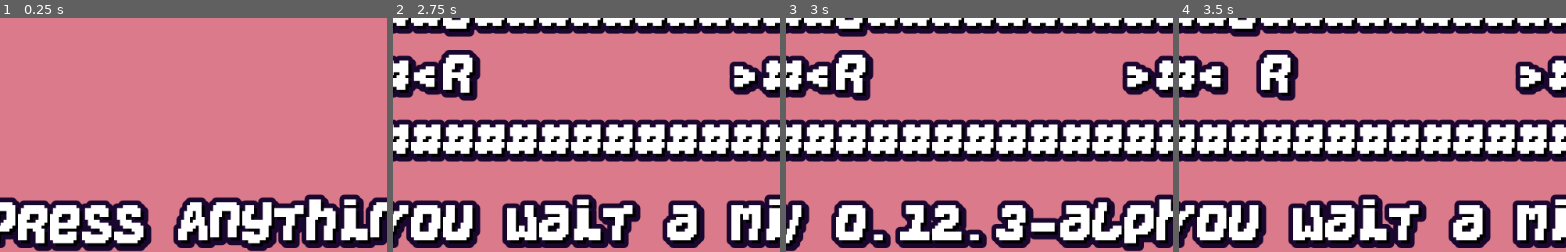
Above: before the commit, frames 1-4 (left to right).
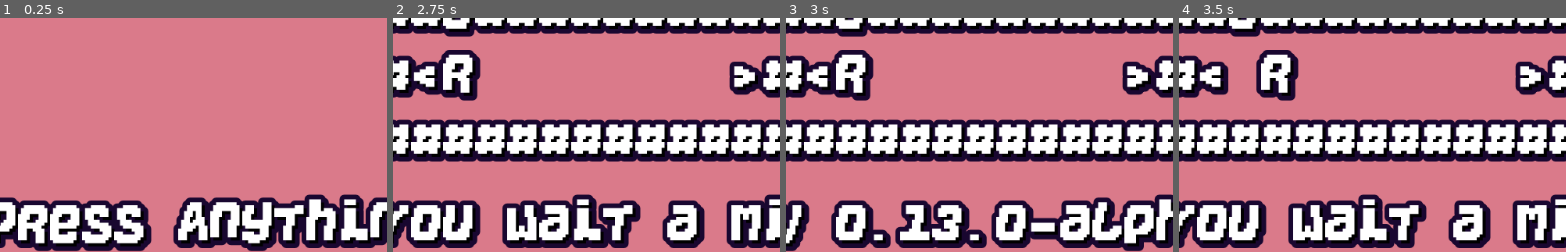
Above: after the commit, the same moments.

Repository: KaizNike/Defeating-User-Built-Dungeon
Game: Godot game, scene res://Main.tscn
Same seed, same stepped clock (60 frames per second), same inputs: the game is played once before the commit and once after it.
Inputs (mouse positions are % of the whole screen's width and height, from its top left):
- Up to frame 1 (0.25 s): no input
- Up to frame 2 (2.75 s): tap Enter at 0.5 s; move the mouse to (74, 45) at 0.52 s; hold Keypad 6 (fire_right) 0.53-1.28 s; hold . (wait) 0.53-1.28 s; tap R (reset) at 1.25, 2 s; move the mouse to (31, 55) at 1.27 s; hold Keypad 2 (fire_down) 1.28-2.03 s; tap X (fire) at 1.35 s; tap . (wait) at 1.55, 2.3 s; move the mouse to (62, 28) at 2.02 s; hold Keypad 6 (fire_right) from 2.03 s (still down); hold Z (use_scroll) from 2.03 s (still down)
- Up to frame 3 (3 s): tap R (reset) at 2.75 s; move the mouse to (47, 70) at 2.77 s; release Keypad 6 (fire_right) at 2.78 s; release Z (use_scroll) at 2.78 s; hold Keypad 8 (fire_up) from 2.78 s (still down); tap V (version_display) at 2.85 s
- Up to frame 4 (3.5 s): keep holding Keypad 8 (fire_up); tap . (wait) at 3.05 s
The pictures show only the part of the screen within x 2-52%, y 50-100%; the shares and areas given below are measured in that part.

Frames 1-2 are identical in both runs. In frame 3, 1.4% of the frame differs, in the area x 37-63%, y 77-99%; in frame 4, nothing differs.

Commit message:
v 0.13 (Level/Text Editor Update)
- Various fixes
- Ctrl + S and ~ added
- Added a textedit as a way to input levels easier.

Diff:
--- a/Defeating User Built Dungeon/Main.gd
+++ b/Defeating User Built Dungeon/Main.gd
@@ -2,18 +2,21 @@
 extends Node
 
 # Major, Minor, Patch
-var version = [0, 12, 3, "-alpha"]
-# Projectiles Wrapup (Clarity Edition)
+var version = [0, 13, 0, "-alpha"]
+# Level/Text Editor Update
 
 # Future ideas - Friendly or neutral mobs, ghosts (spawn in reused rooms where player died), Pets
 
 onready var levelLabel = $VSplitContainer/LevelLabel
 onready var statusLabel = $VSplitContainer/StatusLabel
 onready var notiTimer = $NotificationTimer
+onready var textEdit = $TextEdit
 
 var currentRoom = 0
 var levelChange = false
 var waiting = false
+var waitingOn = ""
+var frozenInputs = false
 var levelDiff = 0
 var resetting = false
 var restarting = false
@@ -21,6 +24,7 @@
 var isDarkMode = false
 var pageSelect = false
 var firing = false
+var opposite = false
 var currentPageShown = 1
 var numOfPages = 0
 var notificationType = "status"
@@ -114,6 +118,7 @@
 		levelLabel.text = "You are hunting L on floor X,\n do not fail us!"
 		statusLabel.text = "Press Anything"
 		waiting = true
+		waitingOn = "Start"
 	else:
 #		Reload autosave
 		game_array = _get_text_as_array(Rooms[currentRoom])
@@ -129,6 +134,7 @@
 		levelLabel.text = "You returned!\n You still hunt L on floor X.\n  Currently on: " + str(currentRoom+1)
 		statusLabel.text = "Press Anything"
 		waiting = true
+		waitingOn = "Start"
 
 class SortingActors:
 	static func sort_descending(a,b):
@@ -145,7 +151,8 @@
 		actors.sort_custom(SortingActors, "sort_descending")
 	print(actors)
 
-
+# TODO
+# Possibilites Here, iterate through ENTITIES_DEFINES or a match
 # If found in entities, add to array
 func _being_init(Loc, Char):
 	var Being = being.duplicate(true)
@@ -175,21 +182,50 @@
 #	print(actors)
 
 func _input(event):
+#	Everything that causes input to be ignored
+	if event is InputEventMouseMotion or (waiting and waitingOn == "Quit"):
+		return
 	print(escaping)
 	if event.is_action_pressed("escape"):
+		if waiting and waitingOn == "Inventory":
+			_display_array(game_array)
+			_status_bar_update()
+			return
 		statusLabel.text = "Escape again to quit."
 		if escaping:
 			if OS.get_name() == "HTML5":
 				levelLabel.text = ""
 				statusLabel.text = "Game quit."
 				waiting = true
+				waitingOn = "Quit"
 			else:
 				get_tree().quit(0)
 		escaping = true
 		return
 #		pass
-	if event is InputEventMouseMotion:
-		return
+	if event.is_action_pressed("enter_level_editor"):
+		$VSplitContainer.visible = opposite
+		opposite = !opposite
+		frozenInputs = opposite
+		textEdit.visible = opposite
+#		Copy current level to editor
+		if textEdit.visible:
+			textEdit.text = levelLabel.text
+	if event.is_action_pressed("save_level") and textEdit.visible:
+#		Save level and present
+		var take = _clean_pasted_text(textEdit.text)
+		print(take)
+		if not take:
+			return
+		if not levelChange:
+			Rooms[currentRoom] = take
+		else:
+			Rooms.append(take)
+		_change_level()
+		$VSplitContainer.visible = opposite
+		opposite = !opposite
+		frozenInputs = opposite
+		textEdit.visible = opposite
 	if (waiting and pageSelect) and (event.is_action_pressed("ui_page_down") or event.is_action_pressed("ui_page_up")):
 		if event.is_action_pressed("ui_page_down"):
 			if currentPageShown == numOfPages:
@@ -206,9 +242,13 @@
 #	if event is InputEventKey and event.scancode == KEY_SHIFT:
 #		print("shift")
 #	print(_get_text_as_array(OS.clipboard))
+#	Ignores inputs past essential ones
+	if frozenInputs:
+		return
 	if waiting and event.is_pressed():
 		pageSelect = false
 		waiting = false
+		waitingOn = ""
 		_display_array(game_array)
 		_status_bar_update()
 		return
@@ -242,6 +282,7 @@
 		return
 	elif event.is_action_pressed("paste") and OS.clipboard:
 		var take = OS.clipboard
+		print(take)
 		take = _clean_pasted_text(take)
 		print(take)
 		if not take:
@@ -392,7 +433,9 @@
 					return
 				index += 1
 			if currentRoom > -1:
-				levelLabel.text = "Drag and drop a .txt of the level or copy and paste."
+				levelLabel.text = "Press '~' to enter level editor, or drag'n'drop or copy'n'paste a level in!"
+				if OS.get_name() == "HTML5":
+					levelLabel.text += " On web you may need to use the browser's Edit -> Paste."
 				statusLabel.text = "World is empty."
 				notiTimer.start()
 		return
@@ -503,6 +546,7 @@
 	levelLabel.text = "You are hunting L on floor X,\n do not fail us!"
 	statusLabel.text = "Press Anything"
 	waiting = true
+	waitingOn = "Start"
 
 func _process_turn(array, dir):
 #	var a = _move_player(array, dir)
@@ -527,7 +571,9 @@
 		elif levelDiff == -1:
 			levelLabel.text = "You walk upstairs."
 			if currentRoom == -1:
-				levelLabel.text += "\nYou leave the dungeon."
+#				levelLabel.text += "\nYou leave the dungeon."
+				levelLabel.text += "\nScores:\n" + "Time: " + str(scoring['Time (s)']) + "\nSteps: " + str(scoring.Steps) + "\nKills:\n" + str(scoring.Kills)
+
 
 func _handle_move_input(event) -> bool:
 	var dir = Vector2(event.get_action_strength("move_right") - event.get_action_strength("move_left"), event.get_action_strength("move_down") - event.get_action_strength("move_up"))
@@ -797,7 +843,7 @@
 		var I = item.duplicate(false)
 		I.Char = "Y"
 		I.Type = "door"
-		player.Inv.append(I)
+		_add_item_to_player_inv(I)
 		print(player.Inv)
 		statusLabel.text = "Grabbed a " + I.Type + " key."
 		notiTimer.start()
@@ -805,7 +851,7 @@
 		var I = item.duplicate(false)
 		I.Char = "y"
 		I.Type = "chest"
-		player.Inv.append(I)
+		_add_item_to_player_inv(I)
 		print(player.Inv)
 		statusLabel.text = "Grabbed a " + I.Type + " key."
 		notiTimer.start()
@@ -815,7 +861,7 @@
 		I.Type = "Lesser"
 		I.Uses = 3
 		I.Value = 1
-		player.Inv.append(I)
+		_add_item_to_player_inv(I)
 		print(player.Inv)
 		statusLabel.text = "Got a " + I.Type + " heal potion."
 		notiTimer.start()
@@ -823,7 +869,7 @@
 		var I = item.duplicate(true)
 		I.Char = "-"
 		I.Uses = 6
-		player.Inv.append(I)
+		_add_item_to_player_inv(I)
 		statusLabel.text = "Found " + str(I.Uses) + " ammo!"
 		notiTimer.start()
 	elif type == "c":
@@ -835,7 +881,7 @@
 			I.Uses = 12
 			I.Value = 2
 			I.Type = "Long"
-			player.Inv.append(I)
+			_add_item_to_player_inv(I)
 			statusLabel.text = "Looted Bow! Fire with X!"
 			notiTimer.start()
 	elif type == "D":
@@ -851,7 +897,7 @@
 					T += "nothing!"
 				else:
 					for item in Body.Inv:
-						player.Inv.append(item)
+						_add_item_to_player_inv(item)
 						T += item.Char
 				print(player.Inv)
 				statusLabel.text = T
@@ -877,7 +923,7 @@
 			I.Uses = 6
 			I.Value = 1
 			I.Type = "Straight"
-			player.Inv.append(I)
+			_add_item_to_player_inv(I)
 			statusLabel.text = "Looted Bow! Fire with X!"
 			notiTimer.start()
 
@@ -890,6 +936,14 @@
 			pass
 		"B":
 			pass
+
+func _add_item_to_player_inv(item):
+	var inventory = player.Inv
+	for spot in inventory:
+		if item.Char == spot.Char and item.Type == spot.Type:
+			spot.Uses += item.Uses
+			return
+	inventory.append(item)
 
 func _show_inv(shownPage):
 	currentPageShown = shownPage
@@ -929,6 +983,7 @@
 		text = "Your inventory is empty!"
 	levelLabel.text = text
 	waiting = true
+	waitingOn = "Inventory"
 
 
 func _get_item_name(Char, Type) -> String:
@@ -993,7 +1048,7 @@
 				if spot.Char == Item:
 #					print("OK!")
 					if Item == "+":
-						Actor.HP += Item.Value
+						Actor.HP += spot.Value
 						print(Actor.Char + " healed to: " + str(Actor.HP))
 					elif Item == "Z":
 						scrollUse = spot.Type
@@ -1028,6 +1083,7 @@
 				Item.Char = "+"
 				Item.Type = "Lesser"
 				Item.Uses = 2
+				Item.Value = 1
 			1:
 				Item.Char = "Z"
 				Item.Type = "Lightning"
@@ -1245,7 +1301,8 @@
 			if longestTextLength > 24:
 				$VSplitContainer/StatusLabel.text = "Max Columns: " + str(longestTextLength) + "/24"
 				$NotificationTimer.start()
-				return ""
+				line = line.substr(0,24)
+				longestTextLength = 24
 	for line in c:
 		if line.length() < longestTextLength:
 			for spot in range(longestTextLength - line.length()):
--- a/Defeating User Built Dungeon/Main.tscn
+++ b/Defeating User Built Dungeon/Main.tscn
@@ -9,8 +9,8 @@
 game_save_class = ExtResource( 3 )
 
 [node name="VSplitContainer" type="VSplitContainer" parent="."]
-anchor_right = 1.0
-anchor_bottom = 1.0
+margin_right = 1024.0
+margin_bottom = 600.0
 dragger_visibility = 2
 __meta__ = {
 "_edit_use_anchors_": false
@@ -45,7 +45,24 @@
 clip_text = true
 
 [node name="NotificationTimer" type="Timer" parent="."]
-wait_time = 4.0
+wait_time = 6.5
 one_shot = true
 
+[node name="TextEdit" type="TextEdit" parent="."]
+visible = false
+anchor_right = 1.0
+anchor_bottom = 1.0
+custom_fonts/font = ExtResource( 2 )
+text = "######################
+#@            <#>    #
+#Dx#############n  r #
+#n  r  n  x  r  n    #
+######################"
+highlight_current_line = true
+show_line_numbers = true
+draw_spaces = true
+__meta__ = {
+"_edit_use_anchors_": false
+}
+
 [connection signal="timeout" from="NotificationTimer" to="." method="_on_NotificationTimer_timeout"]
--- a/Defeating User Built Dungeon/project.godot
+++ b/Defeating User Built Dungeon/project.godot
@@ -121,6 +121,16 @@
 "events": [ Object(InputEventKey,"resource_local_to_scene":false,"resource_name":"","device":0,"alt":false,"shift":false,"control":false,"meta":false,"command":false,"pressed":false,"scancode":16777352,"unicode":0,"echo":false,"script":null)
  ]
 }
+enter_level_editor={
+"deadzone": 0.5,
+"events": [ Object(InputEventKey,"resource_local_to_scene":false,"resource_name":"","device":0,"alt":false,"shift":true,"control":false,"meta":false,"command":false,"pressed":false,"scancode":96,"unicode":0,"echo":false,"script":null)
+ ]
+}
+save_level={
+"deadzone": 0.5,
+"events": [ Object(InputEventKey,"resource_local_to_scene":false,"resource_name":"","device":0,"alt":false,"shift":false,"control":true,"meta":false,"command":true,"pressed":false,"scancode":83,"unicode":0,"echo":false,"script":null)
+ ]
+}
 
 [physics]
 
